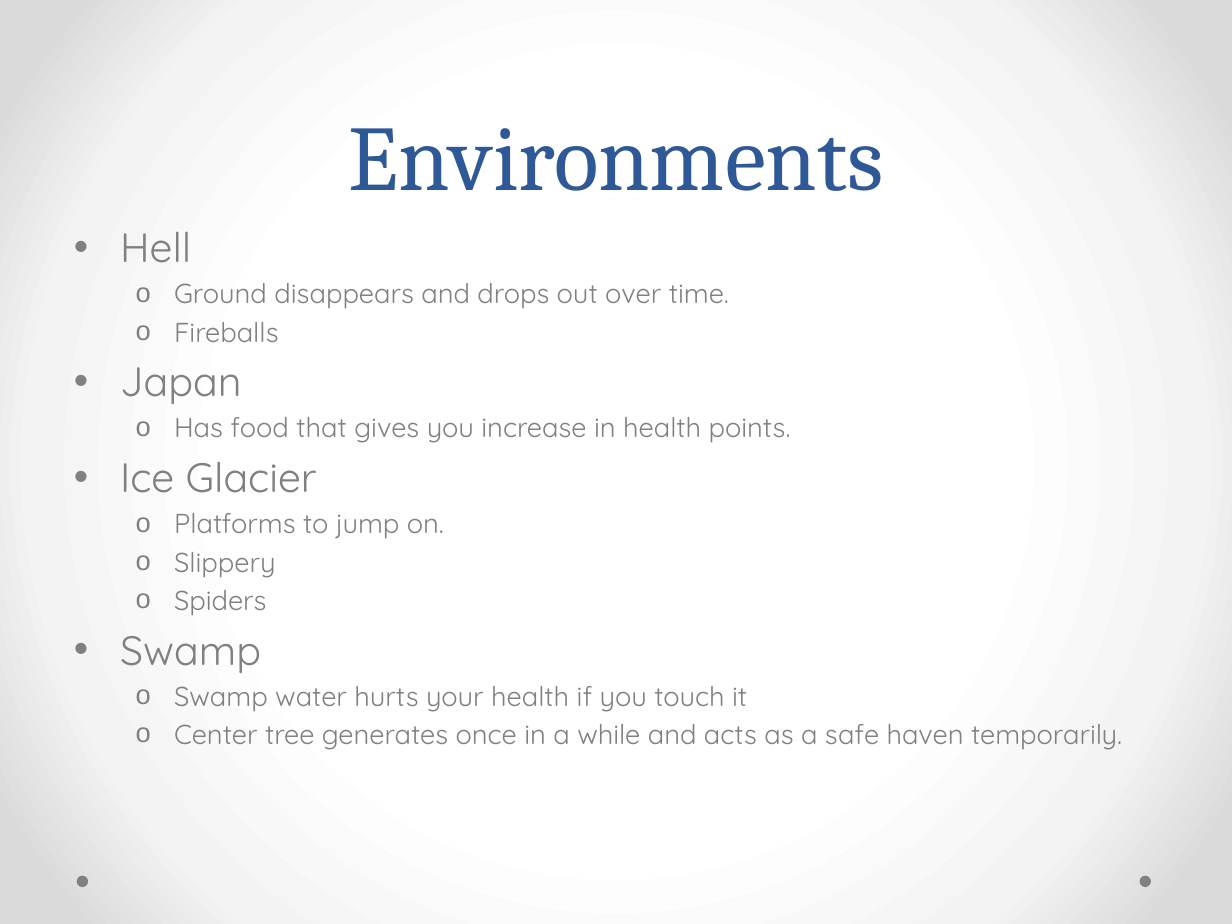
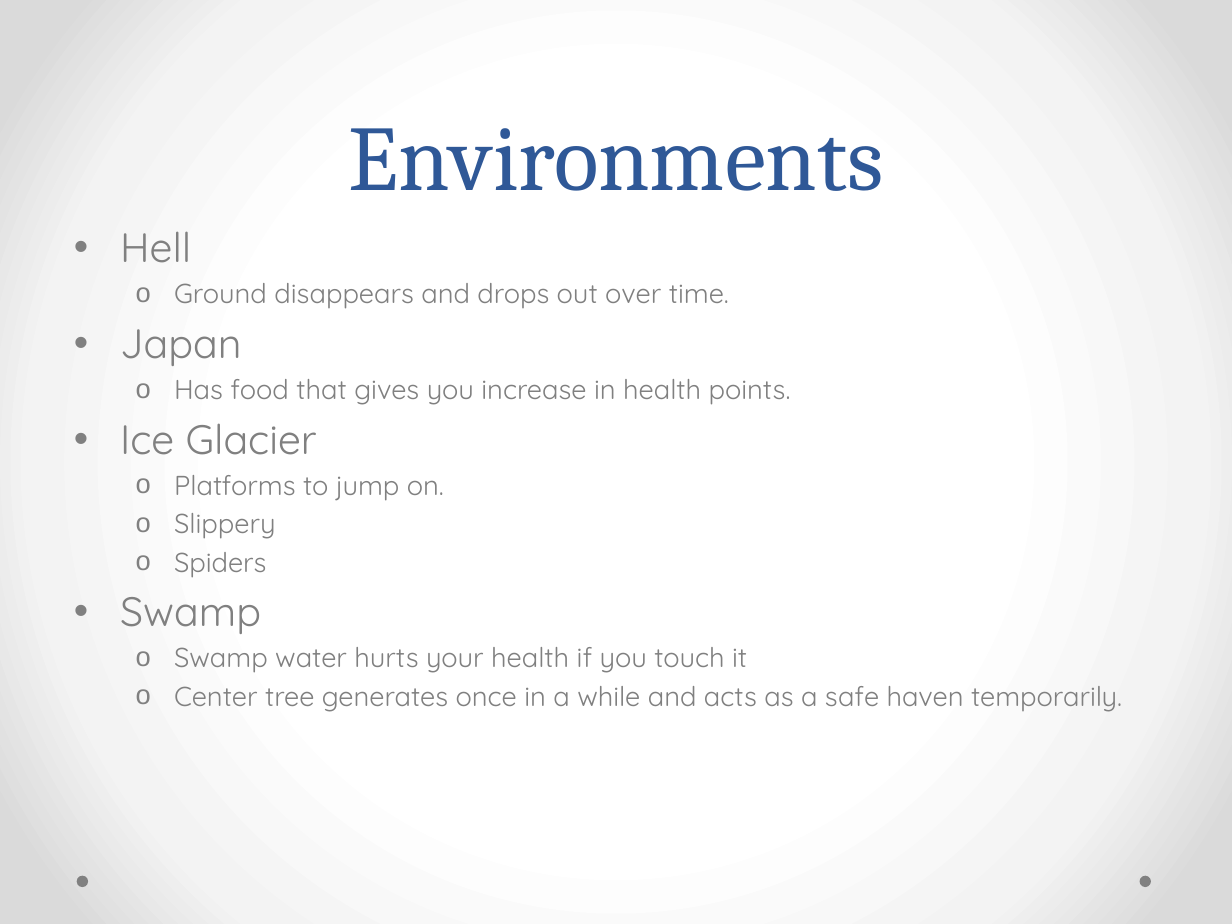
Before and after one commit to JELGT2011/Wizards-Of-Dos, a slide deck: slide 4 of Wizards_of_Dos.pptx. Drawn at 1232x924 pixels with LibreOffice and Linux fonts; fonts in the diff are those of the drawing. Boxes give left, top, right and bottom in pixels: in the first picture for what was removed or moved away, otherwise in the second. Text is boxed around its words. In the diff, an @@ line names an element or a change of style, - is before the commit and + after.

Commit message:
Readme and ppt

```diff
--- a/Wizards_of_Dos.pptx
+++ b/Wizards_of_Dos.pptx
@@ text at (x1=174, y1=322, x2=279, y2=342): paragraph removed @@
-  o Fireballs
```
Also in this commit, not shown: 1 other file.
